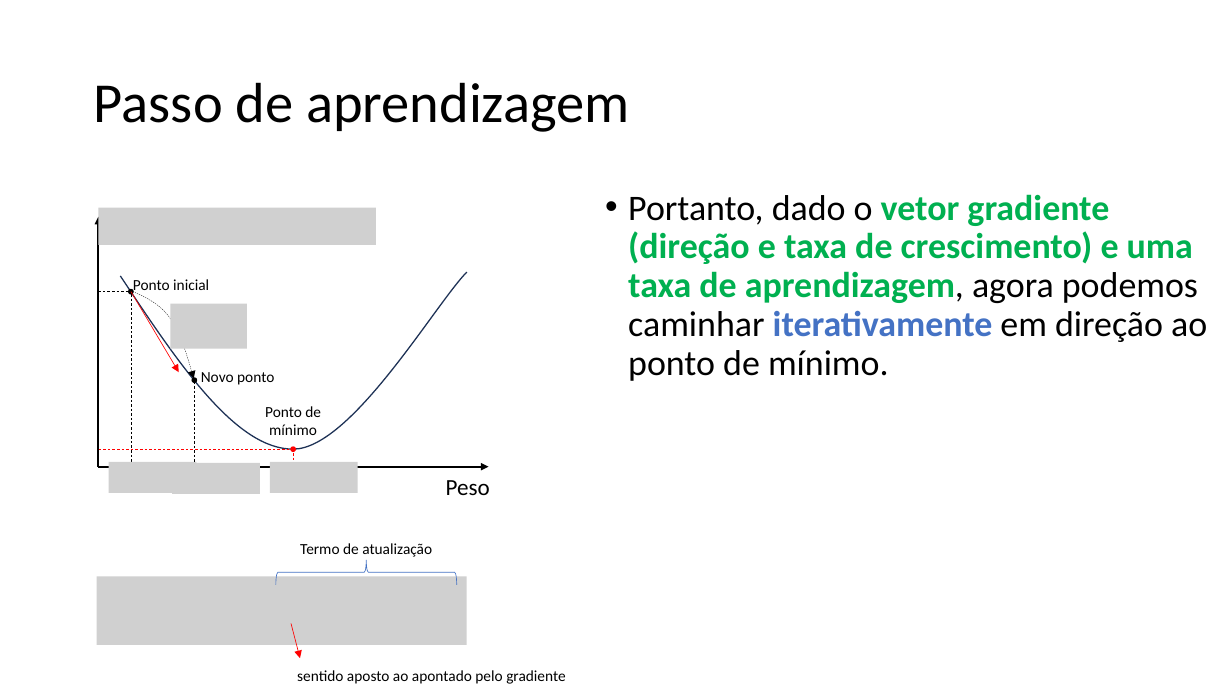
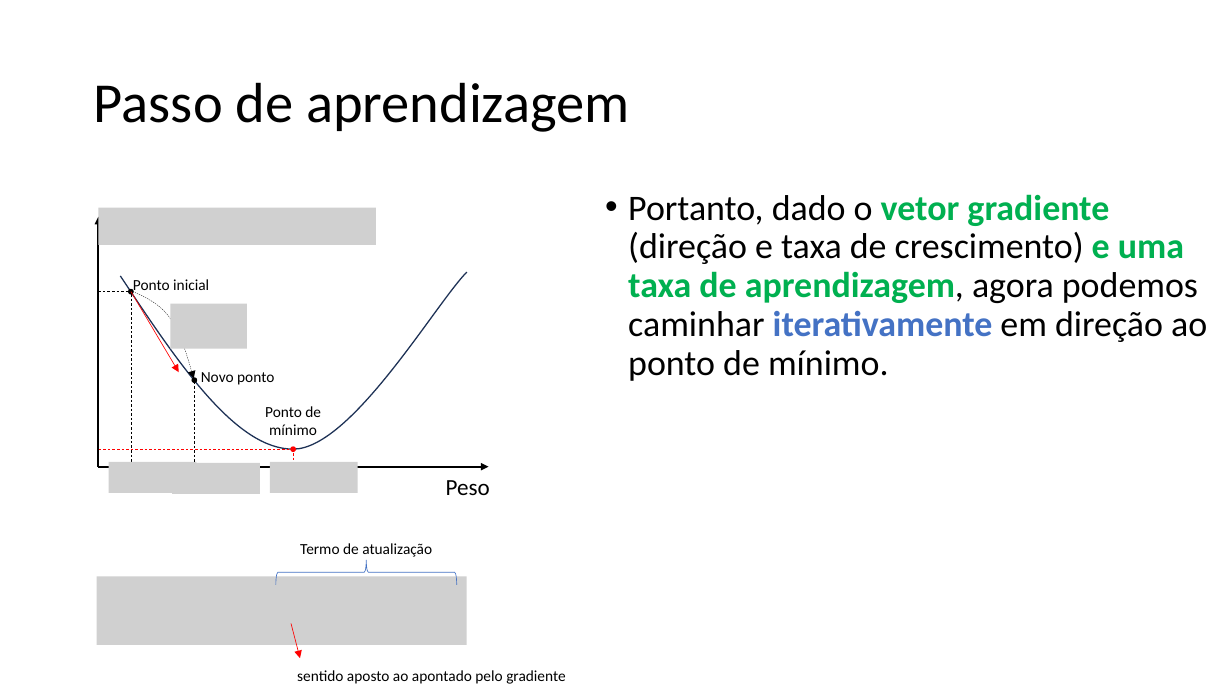
Before and after one commit to zz4fap/c24_inteligencia_artificial, a slide deck: slide 41 of slides/C24_Regressão.pptx (slide 40 before the commit). Drawn at 1232x693 pixels with LibreOffice and Linux fonts; fonts in the diff are those of the drawing; grey boxes stand for pictures. Boxes give left, top, right and bottom in pixels: in the first picture for what was removed or moved away, otherwise in the second. Text is boxed around its words. In the diff, an @@ line names an element or a change of style, - is before the commit and + after.

```diff
--- a/slides/C24_Regressão.pptx
+++ b/slides/C24_Regressão.pptx
@@ text "Portanto, dado o vetor gradiente ..." at [628, 194, 1207, 381]: text colour #00B050 to #000000, bold off in "(direção e taxa de crescimento)" @@
```
Also in this commit, not shown: 5 other slides changed, 1 slide added.
